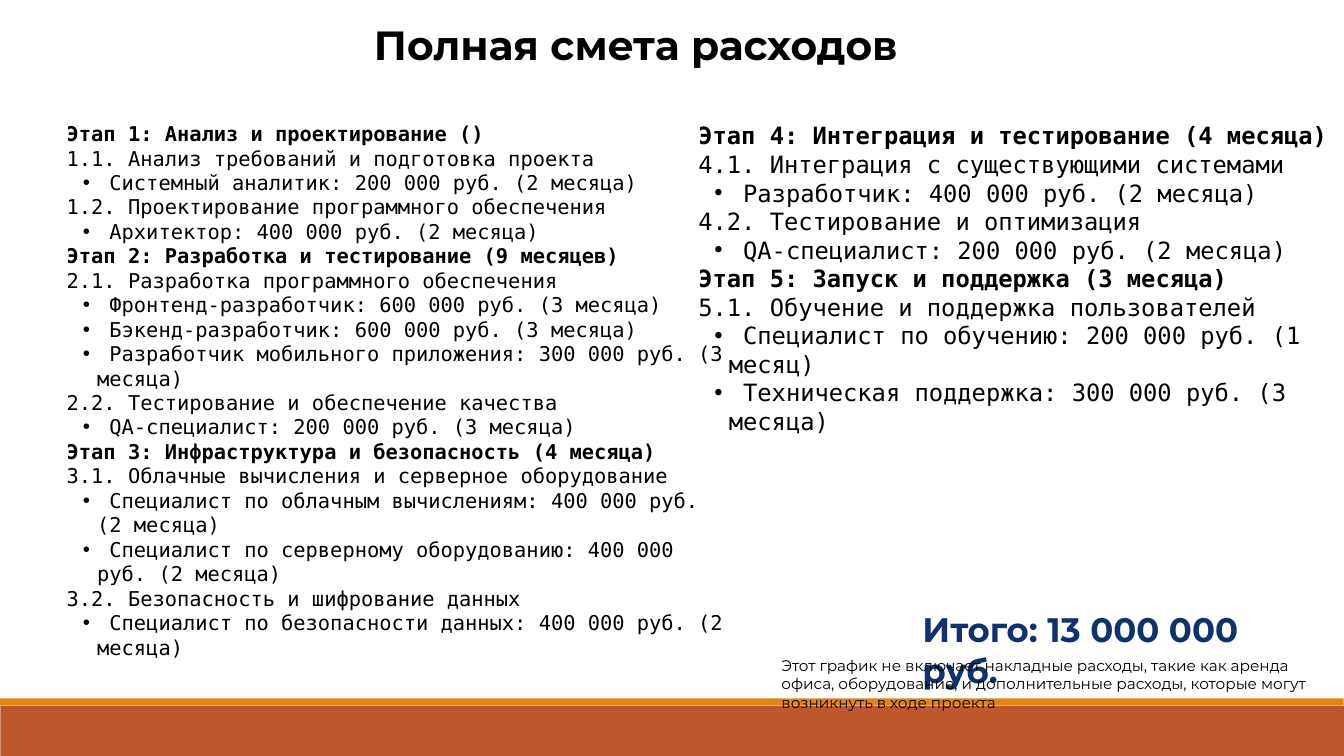
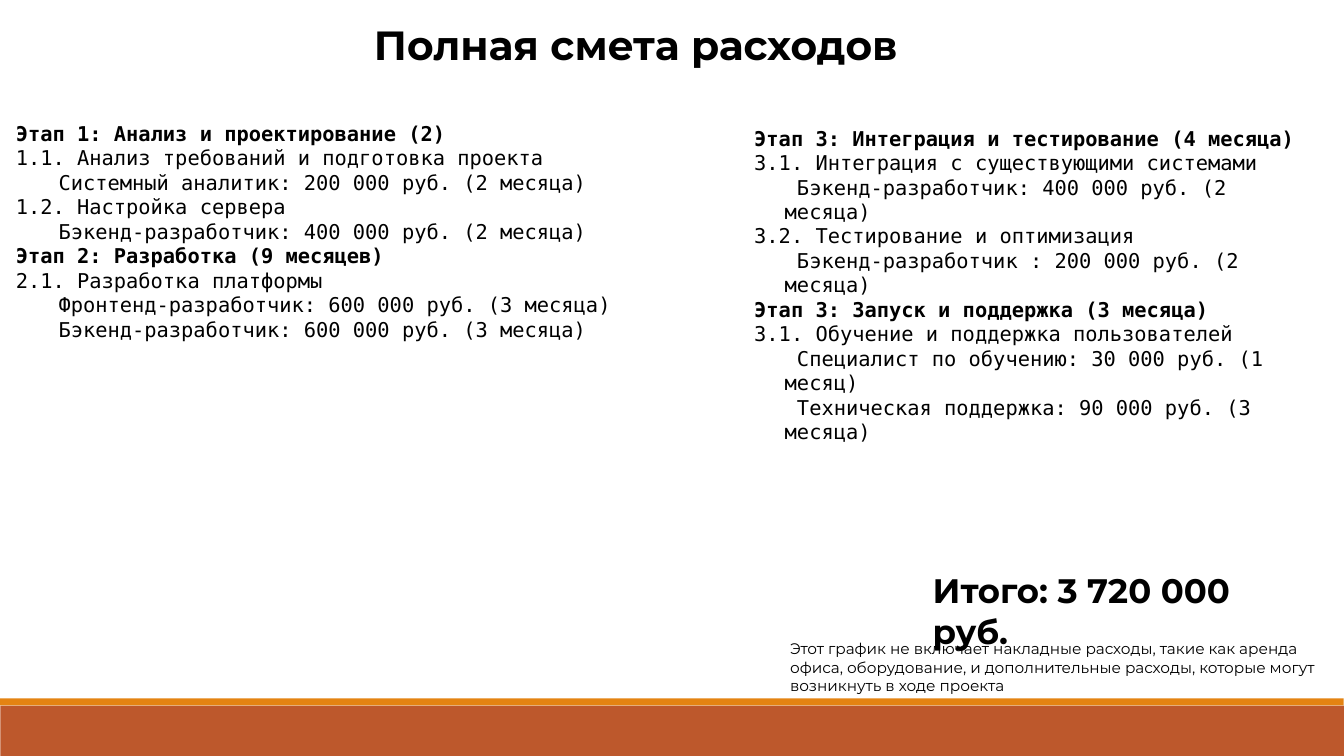
Before and after one commit to Raccoonn78/MagiCtr, a slide deck: slide 9 of Профессиональное ориентирование/кубыепта.pptx. Drawn at 1344x756 pixels with LibreOffice and Linux fonts; fonts in the diff are those of the drawing. Boxes give left, top, right and bottom in pixels: in the first picture for what was removed or moved away, otherwise in the second. Text is boxed around its words. In the diff, an @@ line names an element or a change of style, - is before the commit and + after.

Commit message:
create pptx

```diff
--- a/Профессиональное ориентирование/кубыепта.pptx
+++ b/Профессиональное ориентирование/кубыепта.pptx
@@ text "Этап 1: Анализ и проектирование ...": place and size @@
-text "Этап 1: Анализ и проектирование ..." at (67,126,723,658)
+text "Этап 1: Анализ и проектирование ..." at (16,125,611,342)
@@ text at (16,125,445,146): text changed @@
-Этап 1: Анализ и проектирование ()
+Этап 1: Анализ и проектирование (2)
@@ text at (754,130,1294,442): text changed; size 28 to 24 pt @@
-Этап 4: Интеграция и тестирование (4 месяца)
-4.1. Интеграция с существующими системами
-  • Разработчик: 400 000 руб. (2 месяца)
-4.2. Тестирование и оптимизация
-  • QA-специалист: 200 000 руб. (2 месяца)
-Этап 5: Запуск и поддержка (3 месяца)
-5.1. Обучение и поддержка пользователей
-  • Специалист по обучению: 200 000 руб. (1 месяц)
-  • Техническая поддержка: 300 000 руб. (3 месяца)
+Этап 3: Интеграция и тестирование (4 месяца)
+3.1. Интеграция с существующими системами
+  Бэкенд-разработчик: 400 000 руб. (2 месяца)
+3.2. Тестирование и оптимизация
+  Бэкенд-разработчик : 200 000 руб. (2 месяца)
+Этап 3: Запуск и поддержка (3 месяца)
+3.1. Обучение и поддержка пользователей
+  Специалист по обучению: 30 000 руб. (1 месяц)
+  Техническая поддержка: 90 000 руб. (3 месяца)
@@ text at (59,174,611,342): bullet • to none @@
@@ text at (16,198,586,293): text changed @@
-1.2. Проектирование программного обеспечения
-  • Архитектор: 400 000 руб. (2 месяца)
-Этап 2: Разработка и тестирование (9 месяцев)
-2.1. Разработка программного обеспечения
+1.2. Настройка сервера
+  Бэкенд-разработчик: 400 000 руб. (2 месяца)
+Этап 2: Разработка (9 месяцев)
+2.1. Разработка платформы
@@ text at (67,345,723,658): paragraphs removed @@
-  • Разработчик мобильного приложения: 300 000 руб. (3 месяца)
-2.2. Тестирование и обеспечение качества
-  • QA-специалист: 200 000 руб. (3 месяца)
-Этап 3: Инфраструктура и безопасность (4 месяца)
-3.1. Облачные вычисления и серверное оборудование
-  • Специалист по облачным вычислениям: 400 000 руб. (2 месяца)
-  • Специалист по серверному оборудованию: 400 000 руб. (2 месяца)
-3.2. Безопасность и шифрование данных
-  • Специалист по безопасности данных: 400 000 руб. (2 месяца)
@@ text at (933,579,1230,652): text changed; text colour #0F316C to #000000 @@
-Итого: 13 000 000 руб.
+Итого: 3 720 000 руб.
@@ text "Этот график не включает накладные ...": place and size @@
-text "Этот график не включает накладные ..." at (781,657,1306,712)
+text "Этот график не включает накладные ..." at (790,640,1315,694)
```
Also in this commit, not shown: 2 other slides changed, 2 other files.
